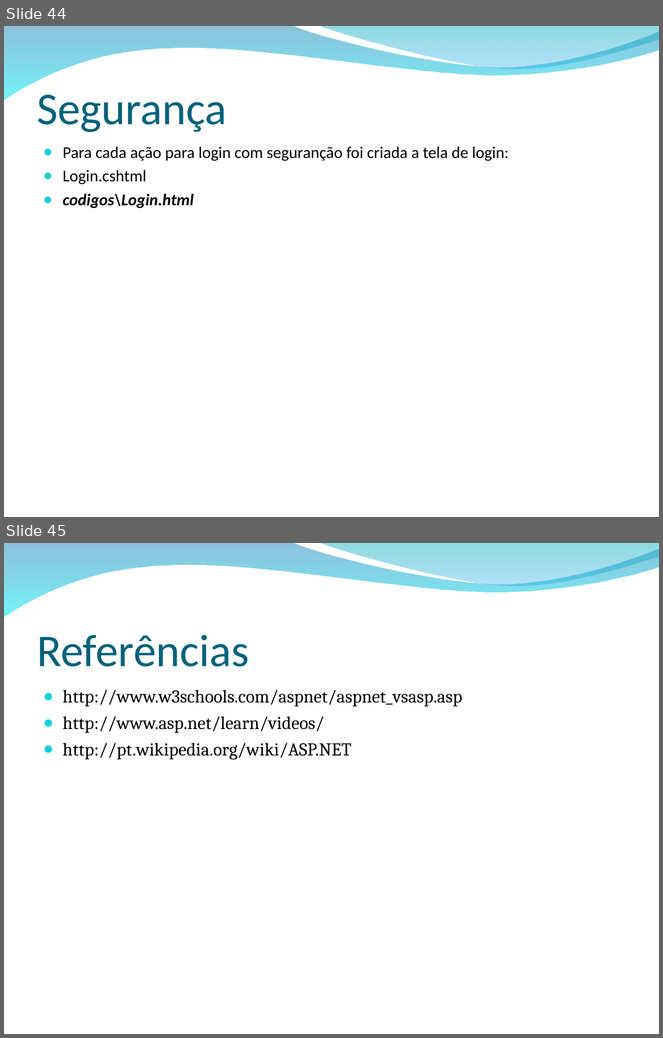
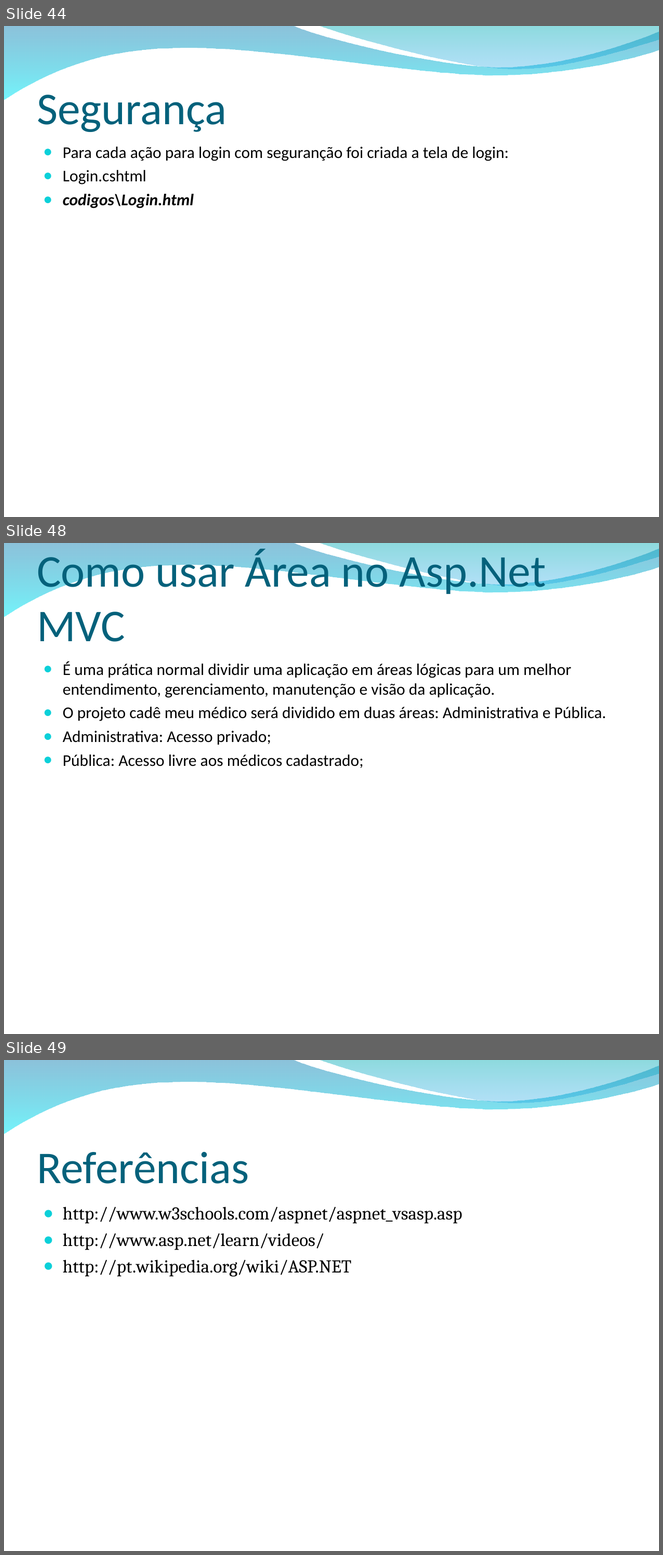
Before and after one commit to wandersonalvesrodrigues/Apresentacao_ASP.NET_MVC, a slide deck: ASP.NET MVC.ppt. Shown one above the other, each under a label of ours: slides 44 and 45 before the commit, slides 44, 48 and 49 after it; the slides between them are not shown. The pictures are 663x1038 and 663x1555 pixels, drawn with LibreOffice and Linux fonts; fonts in the diff are those of the drawing; background and template pictures are left out. Boxes give left, top, right and bottom in pixels: in the first picture for what was removed or moved away, otherwise in the second. Text is boxed around its words. In the diff, an @@ line names an element or a change of style, - is before the commit and + after.

```diff
--- a/ASP.NET MVC.ppt
+++ b/ASP.NET MVC.ppt
@@ slide 48 added at box(4, 543, 659, 1034), background picture (left out); not listed: 2 template elements that a slide beside it also shows @@
@@ title added at box(37, 549, 546, 642), 50 pt, text #04617B @@
+Como usar Área no Asp.Net MVC
@@ text added at box(63, 661, 607, 768), 18 pt, text #000000 @@
+● É uma prática normal dividir uma aplicação em áreas lógicas para um melhor entendimento, gerenciamento, manutenção e visão da aplicação.
+● O projeto cadê meu médico será dividido em duas áreas: Administrativa e Pública.
+● Administrativa: Acesso privado;
+● Pública: Acesso livre aos médicos cadastrado;
@@ what was slide 45 is now slide 49 @@
```
Also in this commit, not shown: 3 other slides added.
